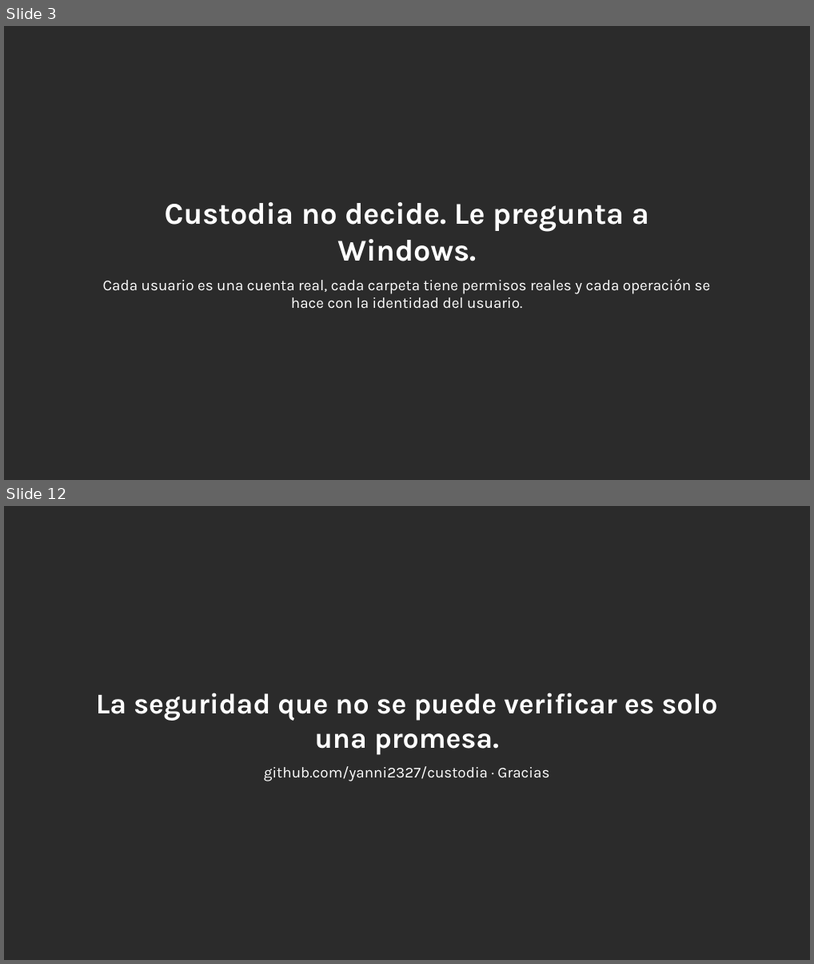
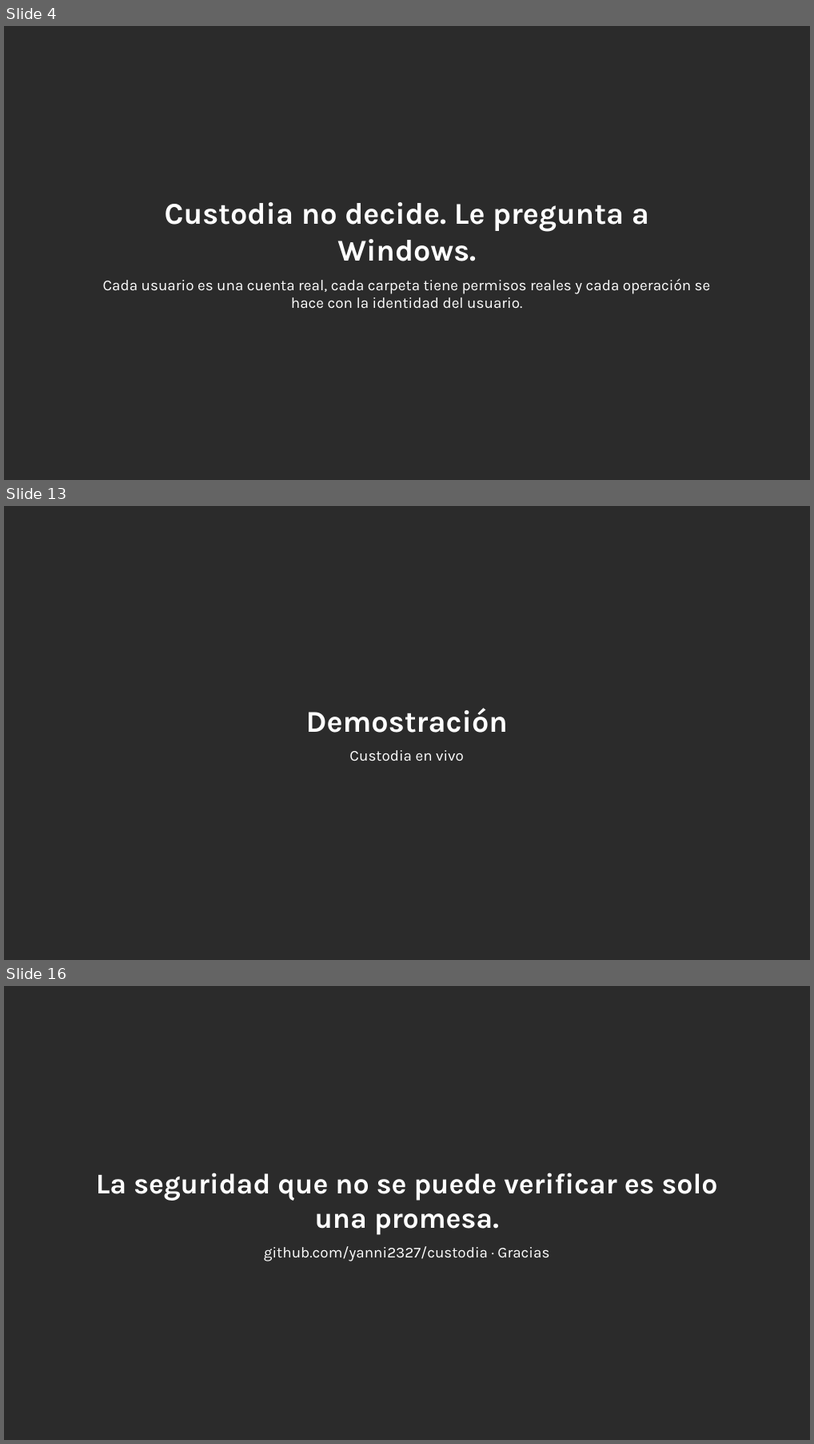
Before and after one commit to yanni2327/custodia, a slide deck: docs/Custodia_charla_TED.pptx. Shown one above the other, each under a label of ours: slides 3 and 12 before the commit, slides 4, 13 and 16 after it; the slides between them are not shown. The pictures are 814x964 and 814x1444 pixels, drawn with LibreOffice and Linux fonts; fonts in the diff are those of the drawing; background and template pictures are left out; a plain dark background stands for a picture behind light text. Boxes give left, top, right and bottom in pixels: in the first picture for what was removed or moved away, otherwise in the second. Text is boxed around its words. In the diff, an @@ line names an element or a change of style, - is before the commit and + after.

```diff
--- a/docs/Custodia_charla_TED.pptx
+++ b/docs/Custodia_charla_TED.pptx
@@ slide 13 added at (x1=4, y1=506, x2=810, y2=960), background picture (left out) @@
@@ text added at (x1=306, y1=708, x2=508, y2=761), 18 pt, text #FFFFFF @@
+Demostración
+Custodia en vivo
@@ what was slide 3 is now slide 4 @@
@@ what was slide 12 is now slide 16 @@
```
Also in this commit, not shown: 9 slides changed, 3 other slides added, 1 other file.
